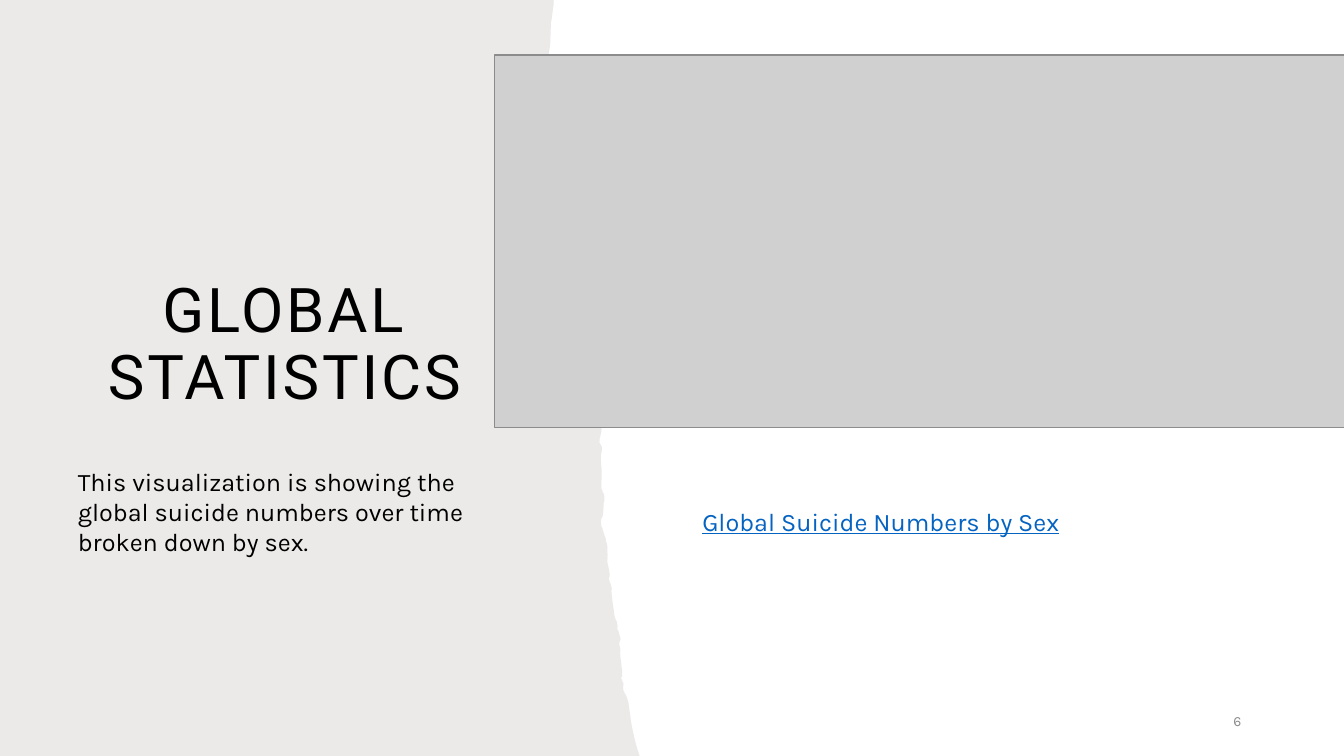
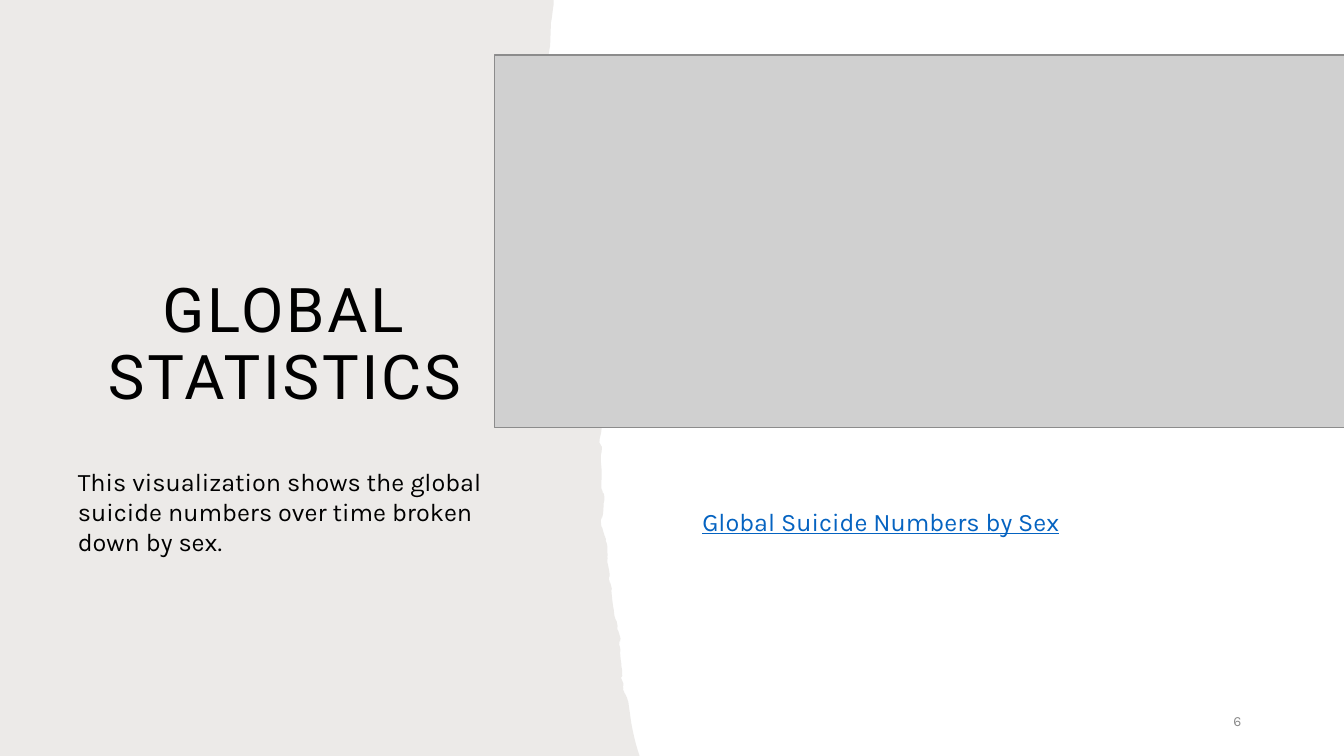
Before and after one commit to ejmatthe/project-four, a slide deck: slide 6 of Project 4.pptx. Drawn at 1344x756 pixels with LibreOffice and Linux fonts; fonts in the diff are those of the drawing; grey boxes stand for pictures. Boxes give left, top, right and bottom in pixels: in the first picture for what was removed or moved away, otherwise in the second. Text is boxed around its words. In the diff, an @@ line names an element or a change of style, - is before the commit and + after.

```diff
--- a/Project 4.pptx
+++ b/Project 4.pptx
@@ text at [78,473,481,557]: text changed @@
-This visualization is showing the global suicide numbers over time broken down by sex.
+This visualization shows the global suicide numbers over time broken down by sex.
```
Also in this commit, not shown: 8 other slides changed.
